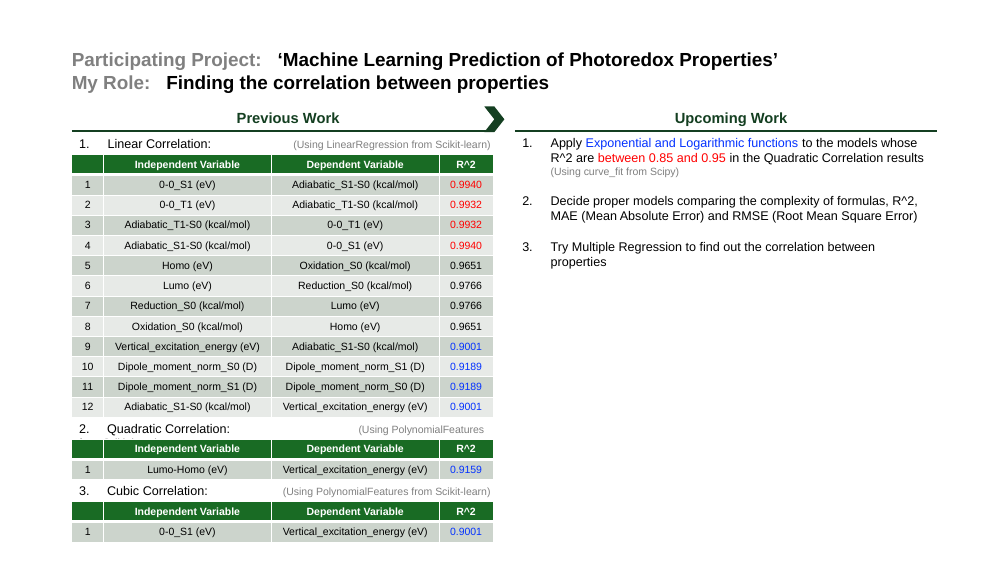
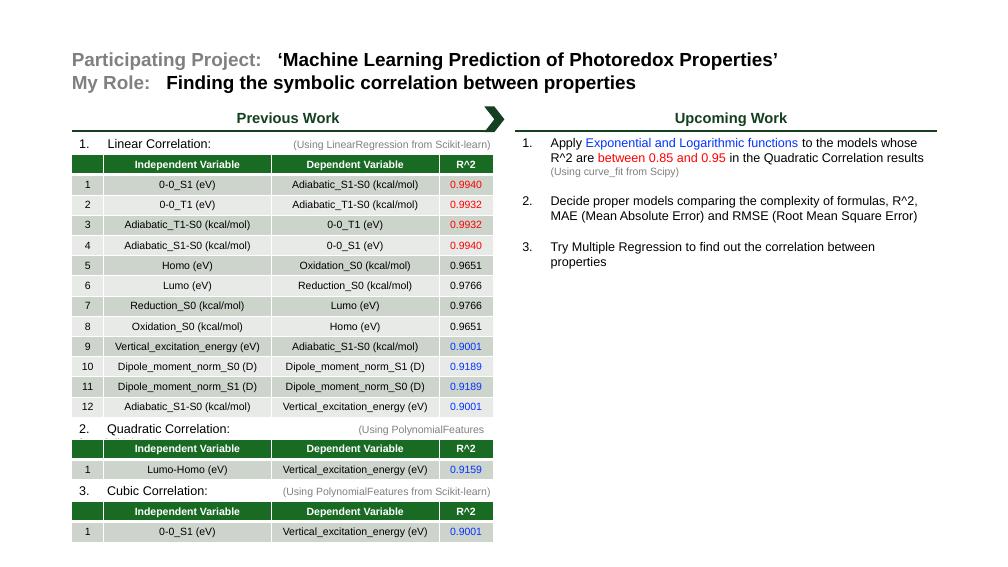
Before and after one commit to jadenlee99/KimLab_CSU, a slide deck: slide 2 of presentation/240718.pptx. Drawn at 1008x567 pixels with LibreOffice and Linux fonts; fonts in the diff are those of the drawing. Boxes give left, top, right and bottom in pixels: in the first picture for what was removed or moved away, otherwise in the second. Text is boxed around its words. In the diff, an @@ line names an element or a change of style, - is before the commit and + after.

Commit message:
240718

```diff
--- a/presentation/240718.pptx
+++ b/presentation/240718.pptx
@@ text at box(72, 75, 636, 93): text changed @@
-My Role: Finding the correlation between properties
+My Role: Finding the symbolic correlation between properties
```
